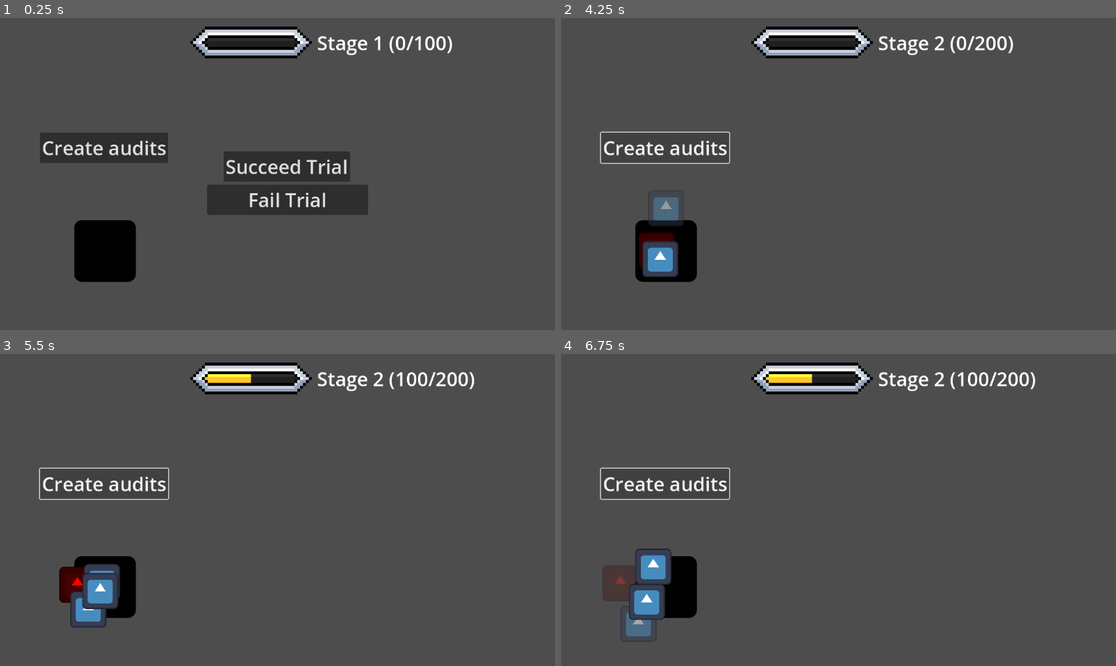
Above: before the commit, frames 1-4 (two rows, left to right).
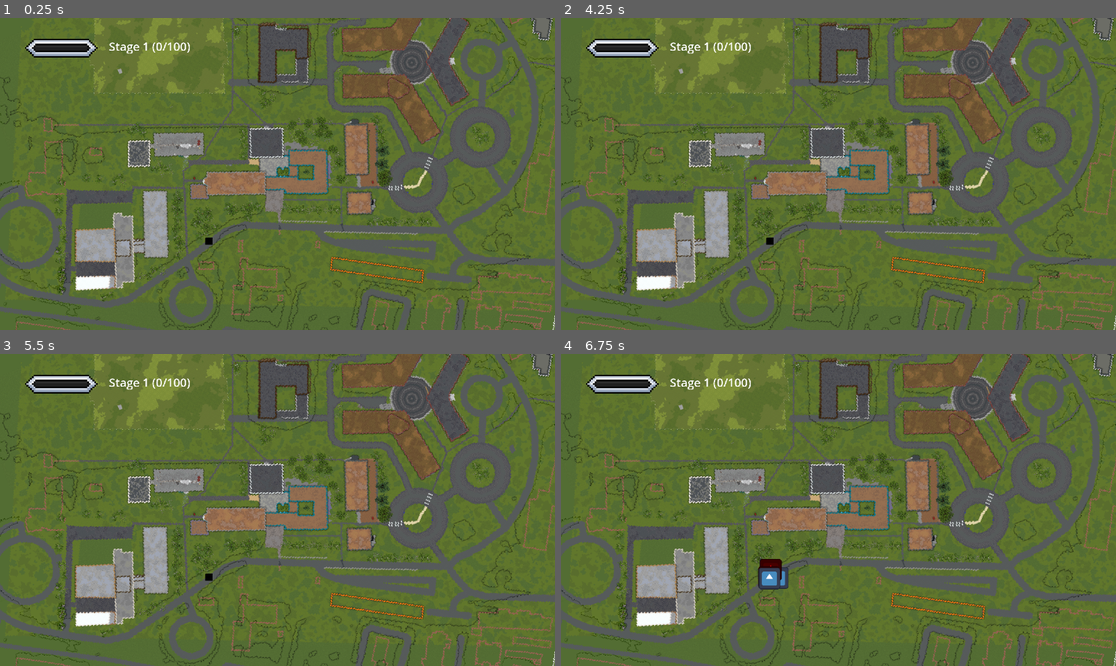
Above: after the commit, the same moments.

Repository: D-l-E-G-O/Audit-or-Die
Game: Godot game, scene res://src/Main/main.tscn
Two runs of this game, one before a commit and one after it. Both use one fixed random seed, a clock stepped at 60 frames per second and the inputs below. The engine's default icon, where the game draws it, is replaced by a stand-in: a white triangle on a blue panel in a dark square.
Inputs (mouse positions are in pixels of both pictures, inside the frame that each line leads up to):
- Up to frame 1 (0.25 s): no input
- Up to frame 2 (4.25 s): click (666, 149) at 0.5 s, where only the run before the commit has a clickable "Create audits"; click (677, 252) at 1.27 s; click (688, 252) at 2.02 s; click (849, 167) at 2.75 s, where only the run before the commit has a clickable "Succeed Trial"; click (666, 149) at 3.5 s, where only the run before the commit has a clickable "Create audits"
- Up to frame 3 (5.5 s): click (105, 544) at 4.27 s; click (105, 485) at 5 s, where only the run before the commit has a clickable "Create audits"
- Up to frame 4 (6.75 s): tap Q (create_audits, bound only after the commit) at 5.85, 6.6 s

The runs differ from the first frame. In frame 1, 84% of the frame differs, in the area x 0-100%, y 0-100%; in frame 2, 83%; in frame 3, 83%; in frame 4, 83%.

Commit message:
Ajout de la map

Diff:
--- a/project.godot
+++ b/project.godot
@@ -26,6 +26,14 @@
 "res://assets/": "red"
 }
 
+[input]
+
+create_audits={
+"deadzone": 0.2,
+"events": [Object(InputEventKey,"resource_local_to_scene":false,"resource_name":"","device":-1,"window_id":0,"alt_pressed":false,"shift_pressed":false,"ctrl_pressed":false,"meta_pressed":false,"pressed":false,"keycode":0,"physical_keycode":81,"key_label":0,"unicode":97,"location":0,"echo":false,"script":null)
+]
+}
+
 [rendering]
 
 textures/canvas_textures/default_texture_filter=0
--- a/src/Auditor/auditor.tscn
+++ b/src/Auditor/auditor.tscn
@@ -15,6 +15,7 @@
 }]
 
 [node name="Auditor" type="CharacterBody2D"]
+scale = Vector2(0.2, 0.2)
 script = ExtResource("1_sfmmv")
 
 [node name="AnimatedSprite2D" type="AnimatedSprite2D" parent="."]
--- a/src/Main/main.gd
+++ b/src/Main/main.gd
@@ -7,10 +7,11 @@
 @onready var stage: Label = $MainScene/Stage
 
 
-func _on_button_pressed() -> void:
-	for auditor: Auditor in auditors.get_children():
-		auditor.create_multiple_audits()
+func _on_confidence_bar_value_changed(value: float) -> void:
+	stage.text = "Stage %d (%d/%d)" % [confidence_bar.stage, confidence_bar.value, confidence_bar.max_value]
 
 
-func _on_confidence_bar_value_changed(value: float) -> void:
-	stage.text = "Stage %d (%d/%d)" % [confidence_bar.stage, confidence_bar.value, confidence_bar.max_value]
+func _input(_event: InputEvent) -> void:
+	if Input.is_action_just_pressed("create_audits"):
+		for auditor: Auditor in auditors.get_children():
+			auditor.create_multiple_audits()
--- a/src/Main/main.tscn
+++ b/src/Main/main.tscn
@@ -1,6 +1,7 @@
-[gd_scene load_steps=6 format=3 uid="uid://ktxlgcw1c75"]
+[gd_scene load_steps=7 format=3 uid="uid://ktxlgcw1c75"]
 
 [ext_resource type="Script" uid="uid://dxyc6e3uk3xvm" path="res://src/Main/main.gd" id="1_qkh5l"]
+[ext_resource type="Texture2D" uid="uid://qb5otraedldr" path="res://assets/Map/map.png" id="2_81s5k"]
 [ext_resource type="PackedScene" uid="uid://dhxjmgegq7ill" path="res://src/Auditor/auditor.tscn" id="2_wkb84"]
 [ext_resource type="Script" uid="uid://b4udju6nwd18m" path="res://src/Audits/audit_manager.gd" id="3_umts7"]
 [ext_resource type="PackedScene" uid="uid://bcxbtmwayncwk" path="res://src/ProgressionBar/confidence_bar.tscn" id="4_xsymy"]
@@ -13,38 +14,37 @@
 [node name="MainScene" type="Node2D" parent="."]
 process_mode = 1
 
+[node name="Map" type="Sprite2D" parent="MainScene"]
+texture = ExtResource("2_81s5k")
+
 [node name="Auditors" type="Node2D" parent="MainScene"]
 
 [node name="Auditor" parent="MainScene/Auditors" instance=ExtResource("2_wkb84")]
-position = Vector2(218, 484)
+position = Vector2(-237, 233)
 
 [node name="AuditManager" type="Node2D" parent="MainScene"]
 script = ExtResource("3_umts7")
 
-[node name="Button" type="Button" parent="MainScene"]
-offset_left = 83.0
-offset_top = 238.0
-offset_right = 327.0
-offset_bottom = 301.0
-theme_override_font_sizes/font_size = 40
-text = "Create audits"
-
 [node name="Stage" type="Label" parent="MainScene"]
-offset_left = 658.0
-offset_top = 24.0
-offset_right = 944.0
-offset_bottom = 79.0
+offset_left = -583.0
+offset_top = -469.0
+offset_right = -297.0
+offset_bottom = -414.0
 theme_override_font_sizes/font_size = 40
 text = "Stage 1 (0/100)"
 
 [node name="ConfidenceBar" parent="MainScene" instance=ExtResource("4_xsymy")]
-offset_left = 395.0
-offset_top = 18.0
-offset_right = 437.0
-offset_bottom = 29.0
+offset_left = -874.0
+offset_top = -469.0
+offset_right = -832.0
+offset_bottom = -458.0
+
+[node name="Camera2D" type="Camera2D" parent="MainScene"]
+zoom = Vector2(0.6, 0.6)
 
 [node name="Trial" type="Node2D" parent="."]
 process_mode = 2
+visible = false
 script = ExtResource("5_koglj")
 
 [node name="SucceedButton" type="Button" parent="Trial"]
@@ -64,7 +64,6 @@
 theme_override_font_sizes/font_size = 40
 text = "Fail Trial"
 
-[connection signal="pressed" from="MainScene/Button" to="." method="_on_button_pressed"]
 [connection signal="value_changed" from="MainScene/ConfidenceBar" to="." method="_on_confidence_bar_value_changed"]
 [connection signal="pressed" from="Trial/SucceedButton" to="Trial" method="_on_succeed_button_pressed"]
 [connection signal="pressed" from="Trial/FailButton" to="Trial" method="_on_fail_button_pressed"]
Not shown, added: assets/Map/map.png.import
